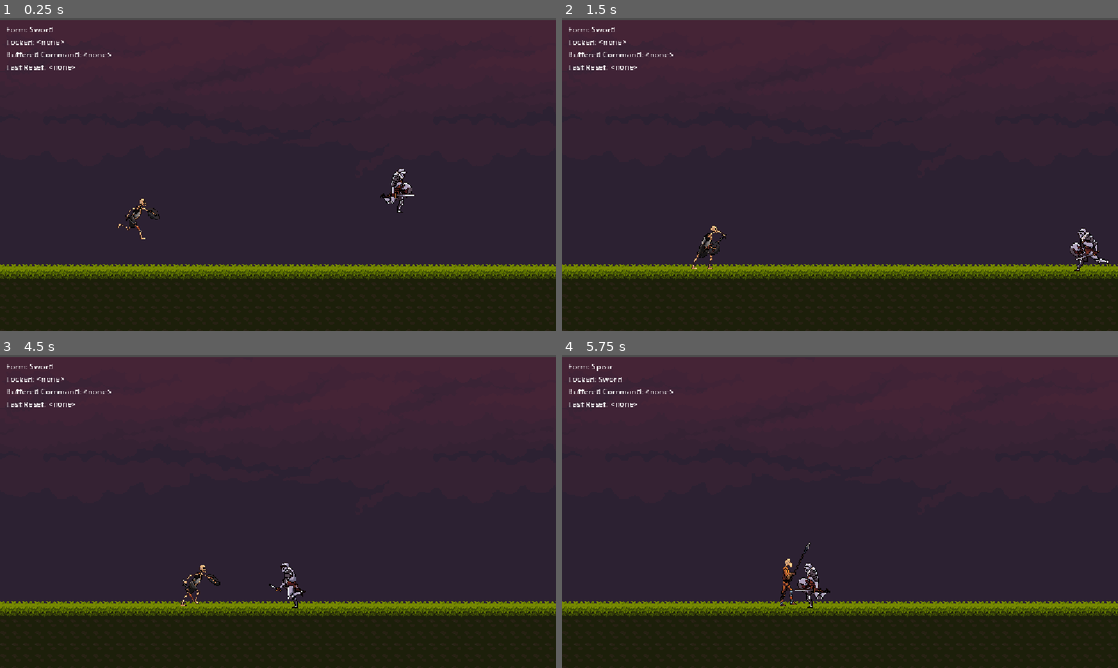
Above: before the commit, frames 1-4 (two rows, left to right).
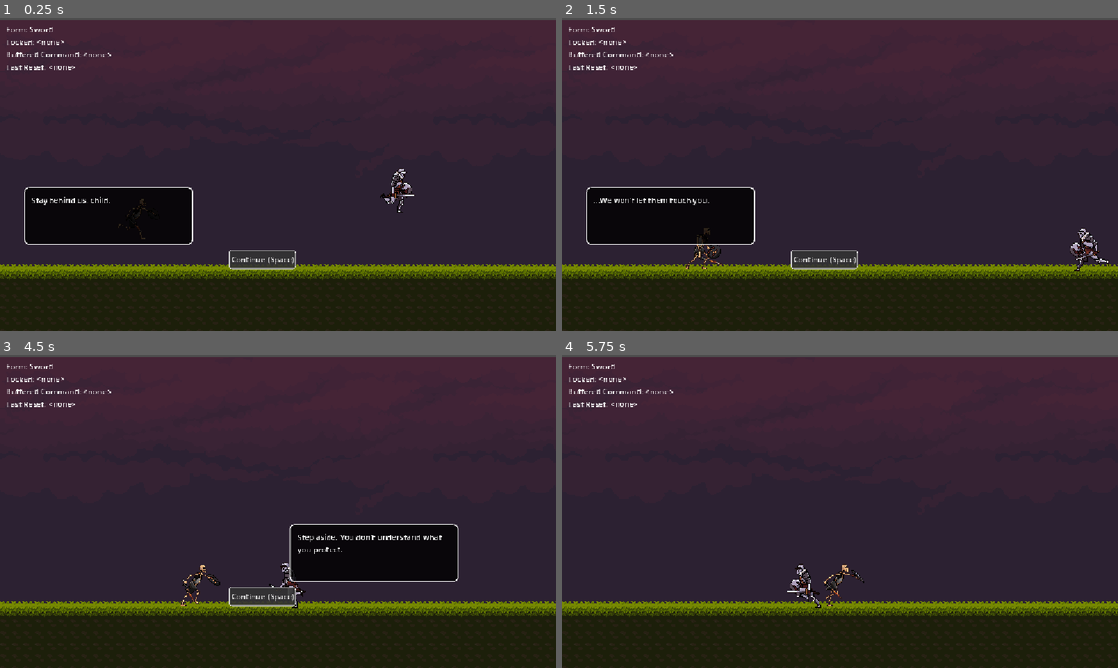
Above: after the commit, the same moments.

Repository: sizzlingsisig/triquetra
Game: Godot game, scene res://main.tscn
Two runs of this game, one before a commit and one after it. Both use one fixed random seed, a clock stepped at 60 frames per second and the inputs below. This scene is started directly instead of the project's main scene.
Inputs (mouse positions are in pixels of both pictures, inside the frame that each line leads up to):
- Up to frame 1 (0.25 s): no input
- Up to frame 2 (1.5 s): click (823, 259) at 0.5 s, where only the run after the commit has a clickable "Continue (Space)"; click (823, 259) at 1.25 s, where only the run after the commit has a clickable "Continue (Space)"
- Up to frame 3 (4.5 s): tap Enter (ui_accept) at 2, 3.05 s; move the mouse to (400, 495) at 2.02 s; hold Right (ui_right) 2.03-3.53 s; click (400, 495) at 2.1 s; tap Space (jump) at 2.27, 3.02 s; right-click (400, 495) at 2.3 s; move the mouse to (166, 527) at 2.77 s; right-click (166, 527) at 2.85 s; move the mouse to (333, 442) at 3.52 s; hold Left (ui_left) 3.53-4.28 s; hold Enter (ui_accept) 3.53-4.28 s; tap 1 at 3.8, 4.35 s; move the mouse to (250, 574) at 4.27 s; hold Right (ui_right) from 4.28 s (still down)
- Up to frame 4 (5.75 s): keep holding Right (ui_right); tap Space (jump) at 4.52, 5.27 s; tap 2 at 4.55, 5.1 s; move the mouse to (1006, 558) at 5.02 s; tap 3 at 5.3 s

The runs differ from the first frame. In frame 1, 5.8% of the frame differs, in the area x 4-54%, y 54-81%; in frame 2, 6.1%; in frame 3, 5.9%; in frame 4, 0.9%.

Commit message:
feat: implemented dialogue core story loop

Diff:
--- a/main.tscn
+++ b/main.tscn
@@ -3,6 +3,7 @@
 [ext_resource type="PackedScene" uid="uid://bqj6umh3fqhcv" path="res://scenes/background.tscn" id="1_0xm2m"]
 [ext_resource type="PackedScene" uid="uid://ch63bo6286f7" path="res://scenes/player/player.tscn" id="1_ig7tw"]
 [ext_resource type="PackedScene" uid="uid://dbu1gub03sjwu" path="res://scenes/enemy/enemy.tscn" id="3_h2yge"]
+[ext_resource type="Script" path="res://scripts/narrative_trigger.gd" id="4_narrative_trigger"]
 
 [node name="Main" type="Node2D" unique_id=518299312]
 
@@ -12,3 +13,6 @@
 position = Vector2(216, -89)
 
 [node name="Enemy" parent="." unique_id=882156010 instance=ExtResource("3_h2yge")]
+
+[node name="NarrativeTrigger" type="Node" parent="."]
+script = ExtResource("4_narrative_trigger")
--- a/project.godot
+++ b/project.godot
@@ -17,6 +17,7 @@
 
 [autoload]
 
+DialogueManager="*res://scripts/autoload/dialogue_manager.gd"
 GameManager="*res://scripts/autoload/game_manager.gd"
 GameStateMachine="*res://scripts/autoload/game_state_machine.gd"
 EventBus="*res://scripts/autoload/event_bus.gd"
--- /dev/null
+++ b/scripts/autoload/dialogue_manager.gd
@@ -0,0 +1,489 @@
+extends Node
+
+## Manages dialogue flow and state for the looping narrative.
+## Tracks loop count, player choices, and selects appropriate dialogue.
+
+signal dialogue_started(dialogue_type: StringName)
+signal dialogue_line_shown(speaker: StringName, text: String, side: StringName)
+signal dialogue_ended()
+
+enum DialogueType {
+	START,
+	MID,
+	DEATH
+}
+
+enum Alignment {
+	CALAMITY,  # Protect Pandora
+	DOUBT,     # Hesitate/question
+	REJECT     # Attack/turn against
+}
+
+const DIALOGUE_DATA = {
+	1: {  # Loop 1 - Ignorance
+		"start": [
+			{"speaker": "Sword", "text": "Stay behind us, child.", "side": "left"},
+			{"speaker": "Spear", "text": "Something's coming.", "side": "left"},
+			{"speaker": "Bow", "text": "...We won't let them touch you.", "side": "left"},
+			{"speaker": "Pandora", "text": "Why do they want me...?", "side": "left"}
+		],
+		"mid": [
+			{"speaker": "Enemy Knight", "text": "Step aside. You don't understand what you protect.", "side": "right"},
+			{"speaker": "Sword", "text": "We understand enough.", "side": "left"}
+		],
+		"death": [
+			{"speaker": "Pandora", "text": "...we failed?", "side": "left"},
+			{"speaker": "Sword", "text": "No. We begin again.", "side": "left"}
+		]
+	},
+	2: {  # Loop 2 - Awareness
+		"start": [
+			{"speaker": "Bow", "text": "...We've done this before.", "side": "left"},
+			{"speaker": "Spear", "text": "Don't start that again.", "side": "left"},
+			{"speaker": "Sword", "text": "Focus. Protect the child.", "side": "left"}
+		],
+		"mid": [
+			{"speaker": "Enemy Knight", "text": "You've died here before. How many times will you repeat this mistake?", "side": "right"},
+			{"speaker": "Spear", "text": "As many times as it takes.", "side": "left"}
+		],
+		"death": [
+			{"speaker": "Bow", "text": "They remembered us...", "side": "left"},
+			{"speaker": "Pandora", "text": "Why does it feel like we've lost more than once?", "side": "left"}
+		]
+	},
+	3: {  # Loop 3 - Doubt
+		"start": [
+			{"speaker": "Sword", "text": "...Something is wrong.", "side": "left"},
+			{"speaker": "Spear", "text": "We protect. That is all that matters.", "side": "left"},
+			{"speaker": "Bow", "text": "Is it?", "side": "left"}
+		],
+		"mid": [
+			{"speaker": "Enemy", "text": "She is not what you think.", "side": "right"},
+			{"speaker": "Sword", "text": "Explain.", "side": "left"},
+			{"speaker": "Enemy", "text": "She is the reason this world keeps ending.", "side": "right"}
+		],
+		"mid_wait": [
+			{"speaker": "Enemy", "text": "You are not saving her. You are delaying everything else.", "side": "right"}
+		],
+		"mid_interrupt": [
+			{"speaker": "Spear", "text": "Enough talk.", "side": "left"}
+		],
+		"death": [
+			{"speaker": "Sword", "text": "...What if they're right?", "side": "left"}
+		]
+	},
+	4: {  # Loop 4 - Truth
+		"start": [
+			{"speaker": "Pandora", "text": "...Why do they look at me like that?", "side": "left"},
+			{"speaker": "Bow", "text": "Because they know.", "side": "left"}
+		],
+		"mid": [
+			{"speaker": "Boss", "text": "You have doomed us all—again.", "side": "right"},
+			{"speaker": "Sword", "text": "Then tell us the truth.", "side": "left"},
+			{"speaker": "Boss", "text": "She is not your ward. She is the end.", "side": "right"}
+		],
+		"mid_protect": [
+			{"speaker": "Spear", "text": "We don't abandon her.", "side": "left"}
+		],
+		"mid_hesitate": [
+			{"speaker": "Bow", "text": "...What if protecting her is the mistake?", "side": "left"}
+		],
+		"mid_attack": [
+			{"speaker": "Sword", "text": "No more words.", "side": "left"}
+		],
+		"death": [
+			{"speaker": "Pandora", "text": "...Why do you keep choosing this?", "side": "left"}
+		]
+	},
+	5: {  # Loop 5+ - Alignment System
+		"start": [
+			{"speaker": "Pandora", "text": "You chose me... again.", "side": "left"}
+		],
+		"start_doubt": [
+			{"speaker": "Sword", "text": "We need answers.", "side": "left"}
+		],
+		"start_reject": [
+			{"speaker": "Pandora", "text": "...You're afraid of me now.", "side": "left"}
+		],
+		"mid": [
+			{"speaker": "Boss", "text": "Your persistence is admirable, but futile.", "side": "right"}
+		],
+		"death": [
+			{"speaker": "Sword", "text": "Again...", "side": "left"}
+		]
+	}
+}
+
+var _game_manager: Node
+var _game_state_machine: Node
+var _current_loop: int = 1
+var _current_alignment: Alignment = Alignment.CALAMITY
+var _dialogue_ui: Control
+var _current_dialogue_lines: Array = []
+var _current_line_index: int = 0
+var _is_showing_dialogue: bool = false
+var _player_choice_made: bool = false
+var _player_choice: StringName = &""
+
+func _ready() -> void:
+	if _dialogue_ui:
+		return  # Already initialized
+
+	_game_manager = get_node_or_null("/root/GameManager")
+	_game_state_machine = get_node_or_null("/root/GameStateMachine")
+
+	if _game_manager:
+		_game_manager.timeline_reset_requested.connect(_on_timeline_reset)
+		_current_loop = _game_manager.get_persistent_flag(&"loop_count", 1)
+		_update_alignment_from_flags()
+
+	# Create dialogue UI
+	_create_dialogue_ui()
+
+func _input(event: InputEvent) -> void:
+	if not _is_showing_dialogue:
+		return
+
+	if event.is_action_pressed("ui_accept"):  # Space key
+		if _dialogue_ui.get_node("ContinueButton").visible:
+			_on_continue_pressed()
+		elif _dialogue_ui.get_node("WaitButton").visible:
+			_on_wait_pressed()
+		elif _dialogue_ui.get_node("ProtectButton").visible:
+			_on_protect_pressed()
+
+	if event is InputEventKey and event.pressed:
+		if _dialogue_ui.get_node("WaitButton").visible and event.keycode == KEY_1:
+			_on_wait_pressed()
+		elif _dialogue_ui.get_node("InterruptButton").visible and event.keycode == KEY_2:
+			_on_interrupt_pressed()
+		elif _dialogue_ui.get_node("ProtectButton").visible and event.keycode == KEY_1:
+			_on_protect_pressed()
+		elif _dialogue_ui.get_node("HesitateButton").visible and event.keycode == KEY_2:
+			_on_hesitate_pressed()
+		elif _dialogue_ui.get_node("AttackButton").visible and event.keycode == KEY_3:
+			_on_attack_pressed()
+
+func _create_dialogue_ui() -> void:
+	_dialogue_ui = Control.new()
+	_dialogue_ui.name = "DialogueUI"
+	_dialogue_ui.set_anchors_preset(Control.PRESET_FULL_RECT)
+	_dialogue_ui.mouse_filter = Control.MOUSE_FILTER_IGNORE
+
+	# Create a theme for better styling
+	var theme = Theme.new()
+	var panel_style = StyleBoxFlat.new()
+	panel_style.bg_color = Color(0, 0, 0, 0.8)
+	panel_style.border_color = Color(1, 1, 1, 1)
+	panel_style.border_width_left = 2
+	panel_style.border_width_right = 2
+	panel_style.border_width_top = 2
+	panel_style.border_width_bottom = 2
+	panel_style.corner_radius_top_left = 10
+	panel_style.corner_radius_top_right = 10
+	panel_style.corner_radius_bottom_left = 10
+	panel_style.corner_radius_bottom_right = 10
+	theme.set_stylebox("panel", "Panel", panel_style)
+
+	var button_style = StyleBoxFlat.new()
+	button_style.bg_color = Color(0.2, 0.2, 0.2, 0.9)
+	button_style.border_color = Color(1, 1, 1, 1)
+	button_style.border_width_left = 1
+	button_style.border_width_right = 1
+	button_style.border_width_top = 1
+	button_style.border_width_bottom = 1
+	button_style.corner_radius_top_left = 5
+	button_style.corner_radius_top_right = 5
+	button_style.corner_radius_bottom_left = 5
+	button_style.corner_radius_bottom_right = 5
+	theme.set_stylebox("normal", "Button", button_style)
+
+	var button_hover_style = StyleBoxFlat.new()
+	button_hover_style.bg_color = Color(0.3, 0.3, 0.3, 0.9)
+	button_hover_style.border_color = Color(1, 1, 1, 1)
+	button_hover_style.border_width_left = 1
+	button_hover_style.border_width_right = 1
+	button_hover_style.border_width_top = 1
+	button_hover_style.border_width_bottom = 1
+	button_hover_style.corner_radius_top_left = 5
+	button_hover_style.corner_radius_top_right = 5
+	button_hover_style.corner_radius_bottom_left = 5
+	button_hover_style.corner_radius_bottom_right = 5
+	theme.set_stylebox("hover", "Button", button_hover_style)
+
+	_dialogue_ui.theme = theme
+
+	# Left bubble (Guardians/Pandora)
+	var left_bubble = Panel.new()
+	left_bubble.name = "LeftBubble"
+	left_bubble.custom_minimum_size = Vector2(350, 120)
+	left_bubble.position = Vector2(50, 350)
+	left_bubble.visible = false
+
+	var left_label = Label.new()
+	left_label.name = "LeftLabel"
+	left_label.position = Vector2(15, 15)
+	left_label.size = Vector2(320, 90)
+	left_label.autowrap_mode = TextServer.AUTOWRAP_WORD_SMART
+	left_label.add_theme_color_override("font_color", Color(1, 1, 1, 1))
+	left_label.add_theme_font_size_override("font_size", 16)
+	left_bubble.add_child(left_label)
+	_dialogue_ui.add_child(left_bubble)
+
+	# Right bubble (Enemies)
+	var right_bubble = Panel.new()
+	right_bubble.name = "RightBubble"
+	right_bubble.custom_minimum_size = Vector2(350, 120)
+	right_bubble.position = Vector2(600, 350)
+	right_bubble.visible = false
+
+	var right_label = Label.new()
+	right_label.name = "RightLabel"
+	right_label.position = Vector2(15, 15)
+	right_label.size = Vector2(320, 90)
+	right_label.autowrap_mode = TextServer.AUTOWRAP_WORD_SMART
+	right_label.add_theme_color_override("font_color", Color(1, 1, 1, 1))
+	right_label.add_theme_font_size_override("font_size", 16)
+	right_bubble.add_child(right_label)
+	_dialogue_ui.add_child(right_bubble)
+
+	# Continue button
+	var continue_button = Button.new()
+	continue_button.name = "ContinueButton"
+	continue_button.text = "Continue (Space)"
+	continue_button.position = Vector2(475, 480)
+	continue_button.size = Vector2(100, 40)
+	continue_button.visible = false
+	continue_button.pressed.connect(_on_continue_pressed)
+	_dialogue_ui.add_child(continue_button)
+
+	# Choice buttons for player decisions
+	var wait_button = Button.new()
+	wait_button.name = "WaitButton"
+	wait_button.text = "1: Wait"
+	wait_button.position = Vector2(400, 480)
+	wait_button.size = Vector2(80, 40)
+	wait_button.visible = false
+	wait_button.pressed.connect(_on_wait_pressed)
+	_dialogue_ui.add_child(wait_button)
+
+	var interrupt_button = Button.new()
+	interrupt_button.name = "InterruptButton"
+	interrupt_button.text = "2: Interrupt"
+	interrupt_button.position = Vector2(490, 480)
+	interrupt_button.size = Vector2(100, 40)
+	interrupt_button.visible = false
+	interrupt_button.pressed.connect(_on_interrupt_pressed)
+	_dialogue_ui.add_child(interrupt_button)
+
+	var protect_button = Button.new()
+	protect_button.name = "ProtectButton"
+	protect_button.text = "1: Protect"
+	protect_button.position = Vector2(350, 480)
+	protect_button.size = Vector2(80, 40)
+	protect_button.visible = false
+	protect_button.pressed.connect(_on_protect_pressed)
+	_dialogue_ui.add_child(protect_button)
+
+	var hesitate_button = Button.new()
+	hesitate_button.name = "HesitateButton"
+	hesitate_button.text = "2: Hesitate"
+	hesitate_button.position = Vector2(440, 480)
+	hesitate_button.size = Vector2(90, 40)
+	hesitate_button.visible = false
+	hesitate_button.pressed.connect(_on_hesitate_pressed)
+	_dialogue_ui.add_child(hesitate_button)
+
+	var attack_button = Button.new()
+	attack_button.name = "AttackButton"
+	attack_button.text = "3: Attack"
+	attack_button.position = Vector2(540, 480)
+	attack_button.size = Vector2(80, 40)
+	attack_button.visible = false
+	attack_button.pressed.connect(_on_attack_pressed)
+	_dialogue_ui.add_child(attack_button)
+
+	get_tree().root.call_deferred("add_child", _dialogue_ui)
+
+func start_dialogue(dialogue_type: DialogueType) -> void:
+	if _is_showing_dialogue:
+		return
+
+	_is_showing_dialogue = true
+	_current_line_index = 0
+	_player_choice_made = false
+	_player_choice = &""
+
+	var type_key = _get_type_key(dialogue_type)
+	_current_dialogue_lines = _get_dialogue_lines(type_key)
+
+	if _current_dialogue_lines.is_empty():
+		_end_dialogue()
+		return
+
+	_game_state_machine.enter_dialogue("dialogue_started")
+	dialogue_started.emit(type_key)
+
+	_show_next_line()
+
+func _get_type_key(dialogue_type: DialogueType) -> StringName:
+	match dialogue_type:
+		DialogueType.START:
+			return &"start"
+		DialogueType.MID:
+			return &"mid"
+		DialogueType.DEATH:
+			return &"death"
+	return &"start"
+
+func _get_dialogue_lines(type_key: StringName) -> Array:
+	var loop_data = DIALOGUE_DATA.get(min(_current_loop, 5), DIALOGUE_DATA[1])
+
+	# Handle special cases for loop 3+ with choices
+	if _current_loop >= 3 and type_key == &"mid":
+		if _player_choice == &"wait":
+			return loop_data.get("mid_wait", loop_data["mid"])
+		elif _player_choice == &"interrupt":
+			return loop_data.get("mid_interrupt", loop_data["mid"])
+		elif _player_choice == &"protect":
+			return loop_data.get("mid_protect", loop_data["mid"])
+		elif _player_choice == &"hesitate":
+			return loop_data.get("mid_hesitate", loop_data["mid"])
+		elif _player_choice == &"attack":
+			return loop_data.get("mid_attack", loop_data["mid"])
+
+	# Handle loop 5+ alignment variations
+	if _current_loop >= 5 and type_key == &"start":
+		if _current_alignment == Alignment.DOUBT:
+			return loop_data.get("start_doubt", loop_data["start"])
+		elif _current_alignment == Alignment.REJECT:
+			return loop_data.get("start_reject", loop_data["start"])
+
+	return loop_data.get(type_key, [])
+
+func _show_next_line() -> void:
+	if _current_line_index >= _current_dialogue_lines.size():
+		_end_dialogue()
+		return
+
+	var line = _current_dialogue_lines[_current_line_index]
+	var speaker = line["speaker"]
+	var text = line["text"]
+	var side = line["side"]
+
+	# Hide all bubbles first
+	_dialogue_ui.get_node("LeftBubble").visible = false
+	_dialogue_ui.get_node("RightBubble").visible = false
+	_dialogue_ui.get_node("ContinueButton").visible = false
+	_hide_choice_buttons()
+
+	# Show appropriate bubble
+	if side == "left":
+		var bubble = _dialogue_ui.get_node("LeftBubble")
+		var label = bubble.get_node("LeftLabel")
+		label.text = text
+		bubble.visible = true
+	elif side == "right":
+		var bubble = _dialogue_ui.get_node("RightBubble")
+		var label = bubble.get_node("RightLabel")
+		label.text = text
+		bubble.visible = true
+
+	# Check if this is a choice point
+	if _is_choice_point():
+		_show_choice_buttons()
+	else:
+		_dialogue_ui.get_node("ContinueButton").visible = true
+
+	dialogue_line_shown.emit(speaker, text, side)
+	_current_line_index += 1
+
+func _is_choice_point() -> bool:
+	# Choice points in loop 3 mid dialogue
+	if _current_loop == 3 and _current_line_index == 2:  # After enemy says "She is the reason this world keeps ending."
+		return true
+	# Choice points in loop 4 mid dialogue
+	if _current_loop >= 4 and _current_line_index == 3:  # After boss says "She is not your ward. She is the end."
+		return true
+	return false
+
+func _show_choice_buttons() -> void:
+	_hide_choice_buttons()
+
+	if _current_loop == 3:
+		_dialogue_ui.get_node("WaitButton").visible = true
+		_dialogue_ui.get_node("InterruptButton").visible = true
+	elif _current_loop >= 4:
+		_dialogue_ui.get_node("ProtectButton").visible = true
+		_dialogue_ui.get_node("HesitateButton").visible = true
+		_dialogue_ui.get_node("AttackButton").visible = true
+
+func _hide_choice_buttons() -> void:
+	_dialogue_ui.get_node("WaitButton").visible = false
+	_dialogue_ui.get_node("InterruptButton").visible = false
+	_dialogue_ui.get_node("ProtectButton").visible = false
+	_dialogue_ui.get_node("HesitateButton").visible = false
+	_dialogue_ui.get_node("AttackButton").visible = false
+
+func _on_continue_pressed() -> void:
+	_show_next_line()
+
+func _on_wait_pressed() -> void:
+	_player_choice = &"wait"
+	_update_alignment(Alignment.DOUBT)
+	_show_next_line()
+
+func _on_interrupt_pressed() -> void:
+	_player_choice = &"interrupt"
+	_update_alignment(Alignment.REJECT)
+	_show_next_line()
+
+func _on_protect_pressed() -> void:
+	_player_choice = &"protect"
+	_update_alignment(Alignment.CALAMITY)
+	_show_next_line()
+
+func _on_hesitate_pressed() -> void:
+	_player_choice = &"hesitate"
+	_update_alignment(Alignment.DOUBT)
+	_show_next_line()
+
+func _on_attack_pressed() -> void:
+	_player_choice = &"attack"
+	_update_alignment(Alignment.REJECT)
+	_show_next_line()
+
+func _end_dialogue() -> void:
+	_is_showing_dialogue = false
+	_hide_choice_buttons()
+	_dialogue_ui.get_node("LeftBubble").visible = false
+	_dialogue_ui.get_node("RightBubble").visible = false
+	_dialogue_ui.get_node("ContinueButton").visible = false
+
+	_game_state_machine.exit_dialogue("dialogue_ended")
+	dialogue_ended.emit()
+
+func _on_timeline_reset(_reason: StringName) -> void:
+	_current_loop += 1
+	if _game_manager:
+		_game_manager.set_persistent_flag(&"loop_count", _current_loop)
+		_game_manager.set_persistent_flag(&"last_choice", _player_choice)
+		_game_manager.set_persistent_flag(&"alignment", _current_alignment)
+
+func _update_alignment(alignment: Alignment) -> void:
+	_current_alignment = alignment
+	if _game_manager:
+		_game_manager.set_persistent_flag(&"alignment", alignment)
+
+func _update_alignment_from_flags() -> void:
+	if _game_manager:
+		_current_alignment = _game_manager.get_persistent_flag(&"alignment", Alignment.CALAMITY)
+
+func get_current_loop() -> int:
+	return _current_loop
+
+func get_current_alignment() -> Alignment:
+	return _current_alignment
+
+func is_showing_dialogue() -> bool:
+	return _is_showing_dialogue
--- /dev/null
+++ b/scripts/narrative_trigger.gd
@@ -0,0 +1,56 @@
+extends Node
+
+## Triggers dialogue sequences at appropriate narrative moments.
+
+@onready var _dialogue_manager: Node = $/root/DialogueManager
+@onready var _game_manager: Node = $/root/GameManager
+@onready var _game_state_machine: Node = $/root/GameStateMachine
+
+func _ready() -> void:
+	if _game_manager:
+		_game_manager.timeline_reset_requested.connect(_on_timeline_reset)
+
+	if _game_state_machine:
+		_game_state_machine.state_changed.connect(_on_state_changed)
+
+	if _dialogue_manager:
+		_dialogue_manager.dialogue_ended.connect(_on_dialogue_ended)
+
+	# Trigger start dialogue when game begins
+	call_deferred("_trigger_start_dialogue")
+
+func _on_dialogue_ended() -> void:
+	# After death dialogue ends, trigger timeline reset
+	if _game_state_machine and _game_state_machine.get_state() == _game_state_machine.GameState.GAME_OVER:
+		_trigger_timeline_reset()
+
+func _trigger_timeline_reset() -> void:
+	if _game_manager:
+		_game_manager.request_timeline_reset("death_dialogue_complete")
+
+func _trigger_start_dialogue() -> void:
+	if _dialogue_manager:
+		_dialogue_manager.start_dialogue(_dialogue_manager.DialogueType.START)
+
+func _on_state_changed(previous_state: int, current_state: int) -> void:
+	# Trigger mid dialogue when entering playing state after start dialogue
+	if previous_state == _game_state_machine.GameState.DIALOGUE and current_state == _game_state_machine.GameState.PLAYING:
+		# Start a timer to trigger mid dialogue after a short delay
+		var timer = get_tree().create_timer(2.0)
+		timer.timeout.connect(_trigger_mid_dialogue)
+
+	# Trigger death dialogue when entering game over state
+	if current_state == _game_state_machine.GameState.GAME_OVER:
+		call_deferred("_trigger_death_dialogue")
+
+func _trigger_mid_dialogue() -> void:
+	if _dialogue_manager and not _dialogue_manager.is_showing_dialogue():
+		_dialogue_manager.start_dialogue(_dialogue_manager.DialogueType.MID)
+
+func _trigger_death_dialogue() -> void:
+	if _dialogue_manager:
+		_dialogue_manager.start_dialogue(_dialogue_manager.DialogueType.DEATH)
+
+func _on_timeline_reset(_reason: StringName) -> void:
+	# Reset happens, then start dialogue will be triggered by state change
+	pass
Not shown, added: scripts/autoload/dialogue_manager.gd.uid
Not shown, added: scripts/narrative_trigger.gd.uid
